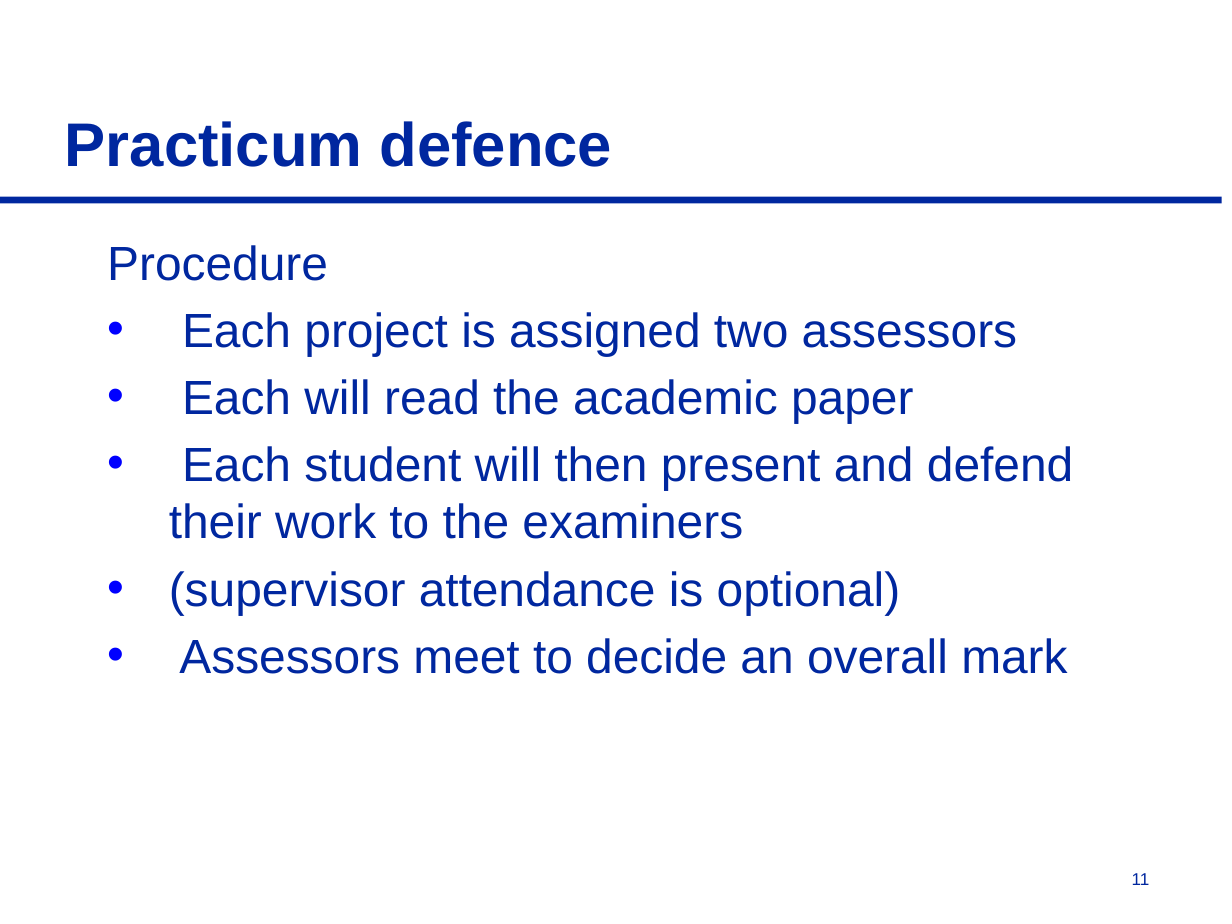
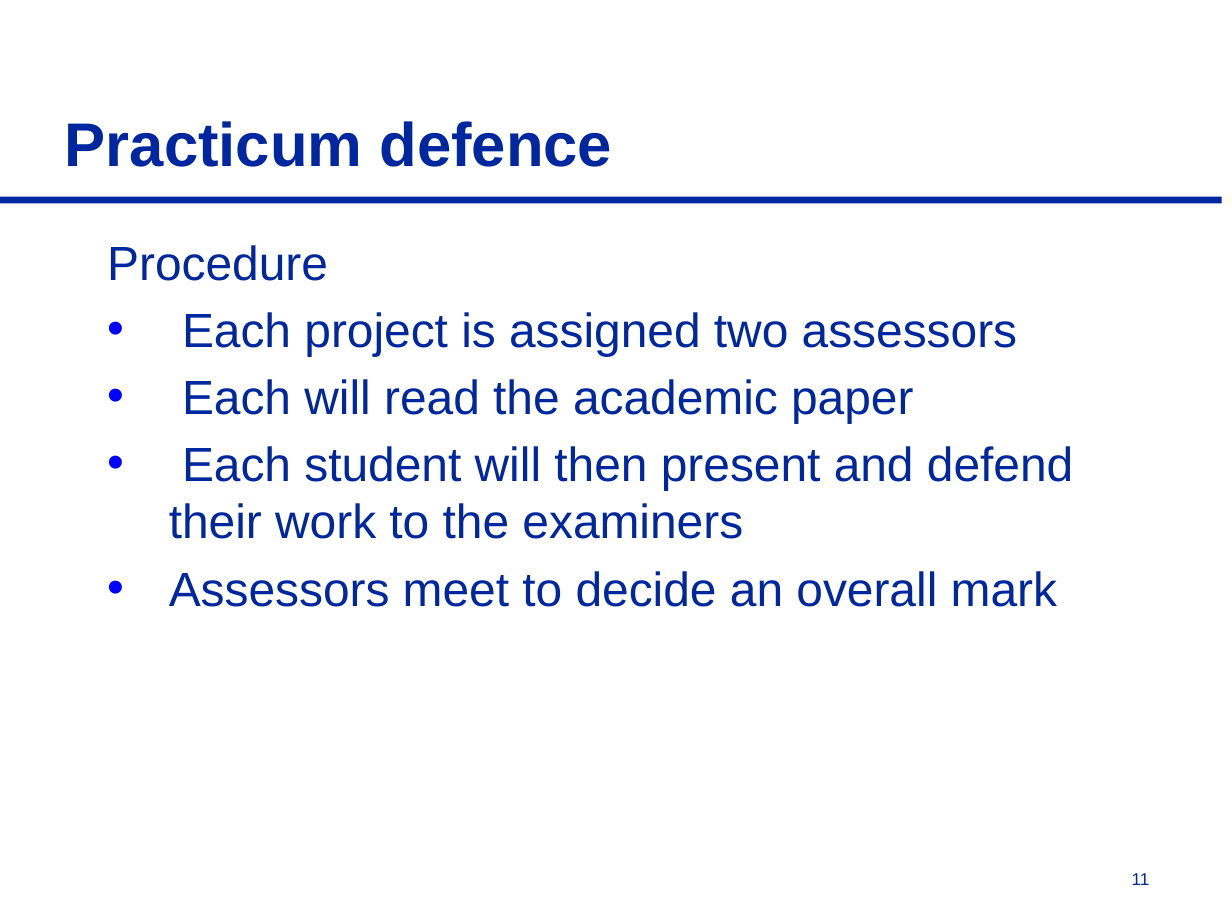
Before and after one commit to nageshkumar-gh/visual-charts-qa-model, a slide deck: slide 11 of docs/Useful docs/Practicum Presentation.pptx. Drawn at 1232x924 pixels with LibreOffice and Linux fonts; fonts in the diff are those of the drawing. Boxes give left, top, right and bottom in pixels: in the first picture for what was removed or moved away, otherwise in the second. Text is boxed around its words. In the diff, an @@ line names an element or a change of style, - is before the commit and + after.

```diff
--- a/docs/Useful docs/Practicum Presentation.pptx
+++ b/docs/Useful docs/Practicum Presentation.pptx
@@ text at [169, 571, 901, 615]: paragraph removed @@
-• (supervisor attendance is optional)
```
Also in this commit, not shown: 6 other slides changed.
